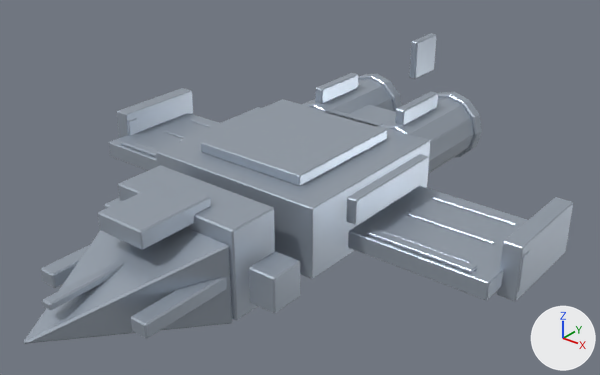
One commit to the FBX model Assets/Resources/Art/Import/Ship_Hero.fbx: the scene before it, then after it.
Camera for both pictures: a 50 mm lens placed at (2.72, -3.1, 2.13), pointed at (0.13, 0.13, 0.12). Arrows for +X, +Y and +Z are at lower right; the lights stay in place. The first picture is the older version. Where no turn or scale is listed for an object, it has been applied to the vertices. Vertices at exactly the same position are counted once.

The first picture shows 'Ship_Body', 'Ship_Engine', 'Ship_Nose'.
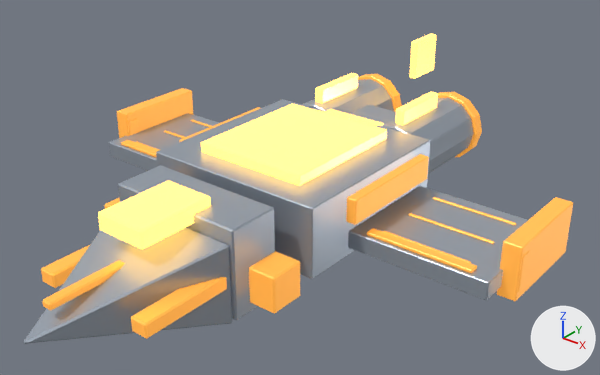
What differs and where, as boxes [x1, y1, x2, y2] in the pictures (600 x 375 px):
part 1 of me_ship_body_mesh, recoloured (light grey to orange)
    both: [117, 88, 260, 158]
part 2 of me_ship_body_mesh, recoloured (light grey to orange)
    both: [346, 154, 573, 301]
part 3 of me_ship_body_mesh, recoloured (lighter)
    both: [201, 103, 387, 186]
part 4 of me_ship_engine_mesh, recoloured
    both: [358, 74, 482, 157]
part 5 of me_ship_engine_mesh, recoloured (lighter)
    both: [409, 33, 436, 79]
part 6 of me_ship_engine_mesh, recoloured
    both: [316, 73, 358, 103]
part 7 of me_ship_engine_mesh, recoloured
    both: [398, 92, 438, 125]
part 8 of me_ship_engine_mesh, recoloured
    both: [315, 88, 323, 104]
part 9 of me_ship_engine_mesh, recoloured
    both: [395, 108, 405, 125]
part 10 of me_ship_nose_mesh, recoloured
    both: [104, 198, 120, 209]
part 11 of me_ship_nose_mesh, recoloured (light grey to orange)
    both: [249, 251, 300, 313]
part 12 of me_ship_nose_mesh, recoloured (light grey to orange)
    both: [41, 260, 148, 339]
part 13 of me_ship_nose_mesh, recoloured (light grey to orange)
    both: [43, 245, 227, 338]
part 14 of me_ship_nose_mesh, recoloured
    both: [42, 299, 52, 310]
part 15 of me_ship_nose_mesh, recoloured (lighter)
    both: [98, 180, 211, 250]

Diff of the bpy script that builds the scene:
```diff
--- a/Assets/Resources/Art/Import/Ship_Hero.fbx.py
+++ b/Assets/Resources/Art/Import/Ship_Hero.fbx.py
@@ mat_mat_preview_cyan @@
+mat_mat_preview_cyan = principled_material('Mat_Preview_Cyan')
+mat_mat_preview_cyan.base_color = (0.658, 0.352, 0.0685)  # orange #d4a04a
+mat_mat_preview_cyan.metallic = 0.05
+mat_mat_preview_cyan.roughness = 0.22
+mat_mat_preview_cyan.emission_color = (0.658, 0.352, 0.0685)  # orange #d4a04a
+mat_mat_preview_cyan.emission_strength = 4.0
@@ mat_mat_preview_accent @@
+mat_mat_preview_accent = principled_material('Mat_Preview_Accent')
+mat_mat_preview_accent.base_color = (1.0, 0.45, 0.08)  # orange #ffb350
+mat_mat_preview_accent.metallic = 0.25
+mat_mat_preview_accent.roughness = 0.44
+mat_mat_preview_accent.emission_color = (1.0, 0.38, 0.04)  # orange #ffa638
+mat_mat_preview_accent.emission_strength = 0.5
@@ me_ship_body_mesh @@
 me_ship_body_mesh.from_pydata(...)  # 408 vertices, 446 faces; spans x -1.43..1.43, y -0.3..0.85, z -0.1..0.36
+# me_ship_body_mesh part 1: 158 of the faces centred in x -1.43..-0.57, y -0.05..0.75, z -0.1..0.27 switch from mat_mat_ship_hull (light grey #adb8c5) to mat_mat_preview_accent (orange #ffb350, glowing orange #ffa638)
+# me_ship_body_mesh part 2: 158 of the faces centred in x 0.57..1.43, y -0.05..0.75, z -0.1..0.27 switch from mat_mat_ship_hull (light grey #adb8c5) to mat_mat_preview_accent (orange #ffb350, glowing orange #ffa638)
+# me_ship_body_mesh part 3: 52 of the faces centred in x -0.35..0.35, y -0.15..0.85, z 0.2..0.36 switch from mat_mat_ship_hull (light grey #adb8c5) to mat_mat_preview_cyan (orange #d4a04a, glowing orange #d4a04a)
@@ me_ship_nose_mesh @@
 me_ship_nose_mesh.from_pydata(...)  # 184 vertices, 200 faces; spans x -0.6..0.6, y -1.58..-0.4, z -0.218..0.35
+# me_ship_nose_mesh part 10: 35 of the faces centred in x -0.6..-0.274, y -0.68..-0.45, z -0.1..0.1 switch from mat_mat_ship_hull (light grey #adb8c5) to mat_mat_preview_accent (orange #ffb350, glowing orange #ffa638)
+# me_ship_nose_mesh part 11: 35 of the faces centred in x 0.274..0.6, y -0.68..-0.45, z -0.1..0.1 switch from mat_mat_ship_hull (light grey #adb8c5) to mat_mat_preview_accent (orange #ffb350, glowing orange #ffa638)
+# me_ship_nose_mesh part 12: 26 of the faces centred in x -0.366..0.366, y -1.225..-1.2, z -0.016..0.14 switch from mat_mat_ship_hull (light grey #adb8c5) to mat_mat_preview_accent (orange #ffb350, glowing orange #ffa638)
+# me_ship_nose_mesh part 13: 25 of the faces centred in x -0.37..0.37, y -0.955..-0.95, z -0.02..0.136 switch from mat_mat_ship_hull (light grey #adb8c5) to mat_mat_preview_accent (orange #ffb350, glowing orange #ffa638)
+# me_ship_nose_mesh part 14: 9 of the faces centred in x -0.026..0.026, y -1.45..-1.445, z 0.104..0.136 switch from mat_mat_ship_hull (light grey #adb8c5) to mat_mat_preview_accent (orange #ffb350, glowing orange #ffa638)
+# me_ship_nose_mesh part 15: 26 of the faces centred in x -0.15..0.15, y -1.025..-0.575, z 0.25..0.35 switch from mat_mat_ship_hull (light grey #adb8c5) to mat_mat_preview_cyan (orange #d4a04a, glowing orange #d4a04a)
@@ me_ship_engine_mesh @@
 me_ship_engine_mesh.from_pydata(...)  # 508 vertices, 490 faces; spans x -0.52..0.52, y 0.8..1.725, z -0.1..0.625
+# me_ship_engine_mesh part 4: 292 of the faces centred in x -0.505..0.505, y 1.44..1.535, z -0.085..0.326 switch from mat_mat_ship_hull (light grey #adb8c5) to mat_mat_preview_accent (orange #ffb350, glowing orange #ffa638)
+# me_ship_engine_mesh part 5: 26 of the faces centred in x -0.025..0.025, y 1.475..1.725, z 0.375..0.625 switch from mat_mat_ship_hull (light grey #adb8c5) to mat_mat_preview_cyan (orange #d4a04a, glowing orange #d4a04a)
+# me_ship_engine_mesh part 6: 17 of the faces centred in x -0.33..-0.27, y 1.05..1.25, z 0.31..0.41 switch from mat_mat_ship_hull (light grey #adb8c5) to mat_mat_preview_cyan (orange #d4a04a, glowing orange #d4a04a)
+# me_ship_engine_mesh part 7: 17 of the faces centred in x 0.27..0.33, y 1.05..1.25, z 0.31..0.41 switch from mat_mat_ship_hull (light grey #adb8c5) to mat_mat_preview_cyan (orange #d4a04a, glowing orange #d4a04a)
+# me_ship_engine_mesh part 8: 9 of the faces centred in x -0.326..-0.274, y 0.85..0.855, z 0.314..0.406 switch from mat_mat_ship_hull (light grey #adb8c5) to mat_mat_preview_cyan (orange #d4a04a, glowing orange #d4a04a)
+# me_ship_engine_mesh part 9: 9 of the faces centred in x 0.274..0.326, y 0.85..0.855, z 0.314..0.406 switch from mat_mat_ship_hull (light grey #adb8c5) to mat_mat_preview_cyan (orange #d4a04a, glowing orange #d4a04a)
```
